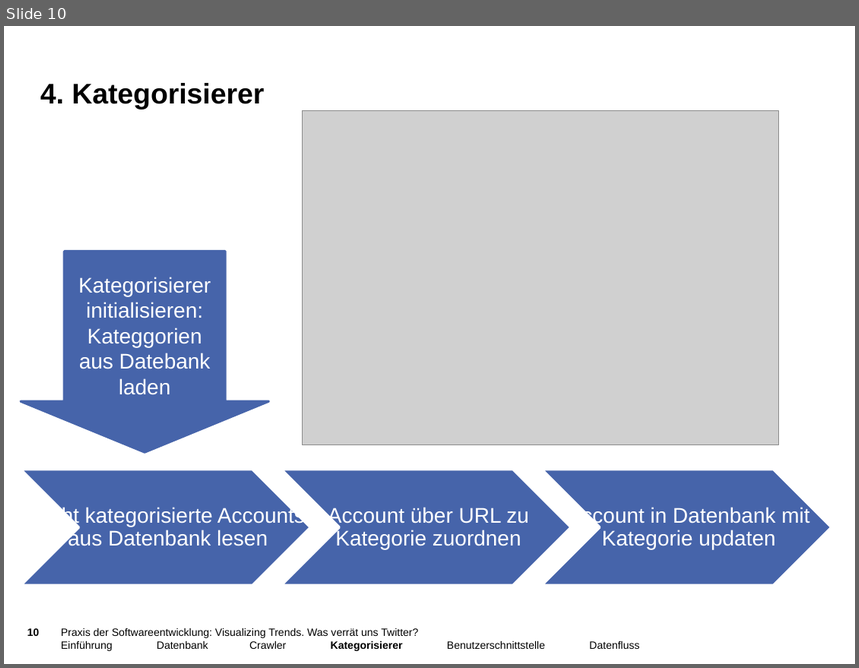
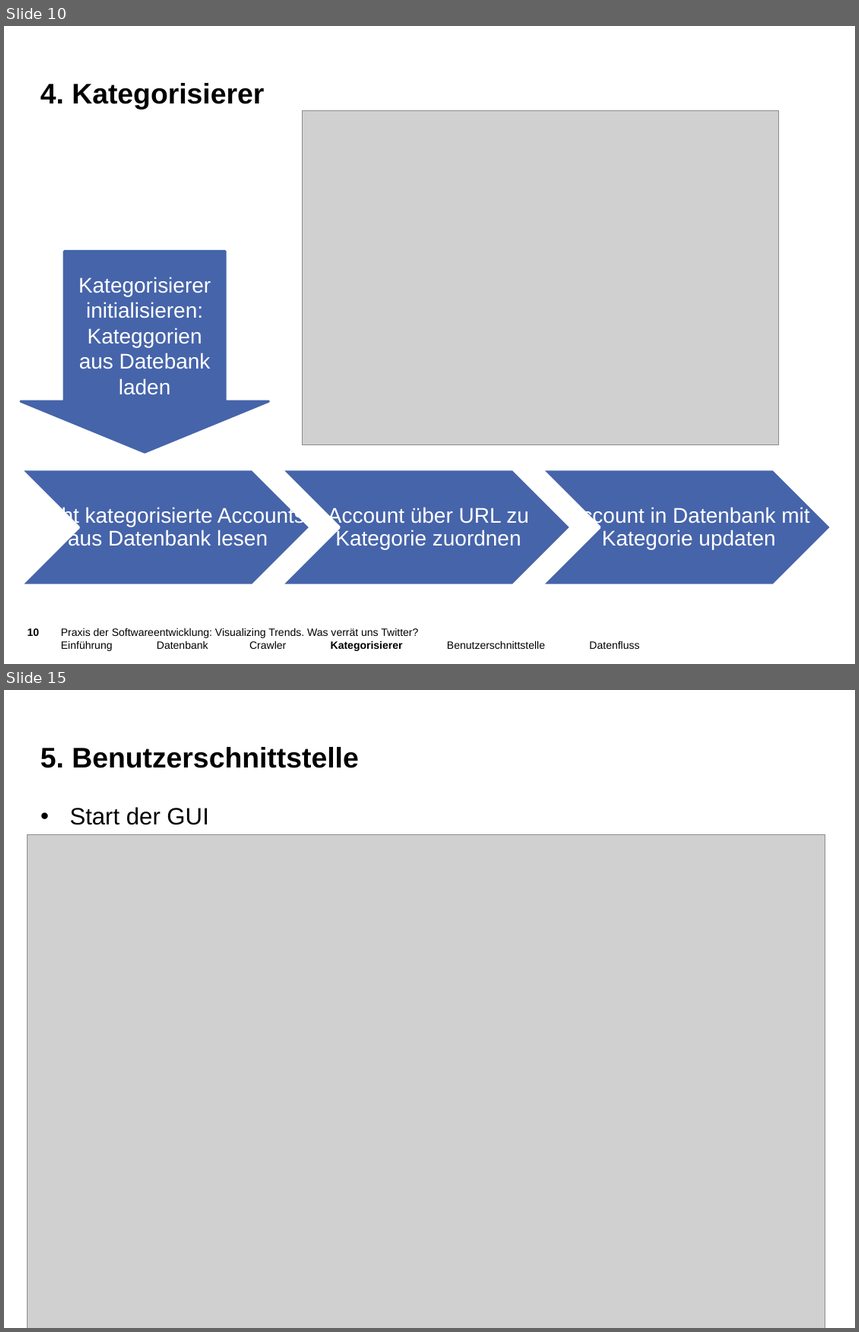
Before and after one commit to jaasmiin/twitterPSE, a slide deck: doc/entwurf/präsentation/pres_entwurf.pptx. Shown one above the other, each under a label of ours: slide 10 before the commit, slides 10 and 15 after it; the slides between them are not shown. The pictures are 859x668 and 859x1332 pixels, drawn with LibreOffice and Linux fonts; fonts in the diff are those of the drawing; grey boxes stand for pictures; background and template pictures are left out. Boxes give left, top, right and bottom in pixels: in the first picture for what was removed or moved away, otherwise in the second. Text is boxed around its words. In the diff, an @@ line names an element or a change of style, - is before the commit and + after.

```diff
--- a/doc/entwurf/präsentation/pres_entwurf.pptx
+++ b/doc/entwurf/präsentation/pres_entwurf.pptx
@@ slide 15 added at <box>4,690,855,1328</box>, background picture (left out); not listed: 1 template element that a slide beside it also shows @@
@@ title added at <box>40,747,358,768</box>, 24 pt, text #000000, bold @@
+5. Benutzerschnittstelle
@@ text added at <box>70,807,208,825</box>, 20 pt, text #000000 @@
+• Start der GUI
@@ picture added at <box>28,834,826,1328</box> @@
```
Also in this commit, not shown: 1 slide changed, 5 other slides added, 9 other files.
